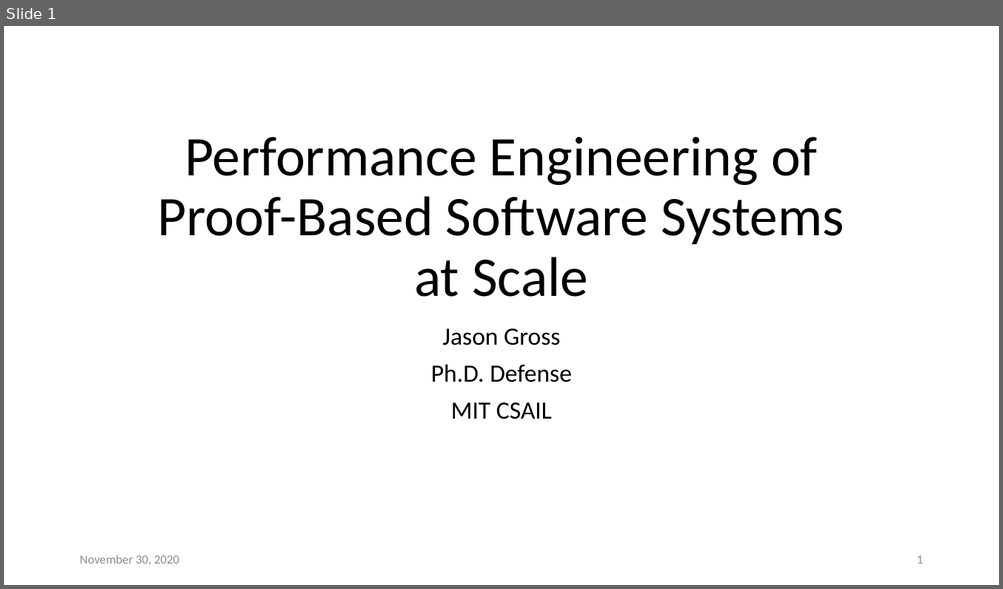
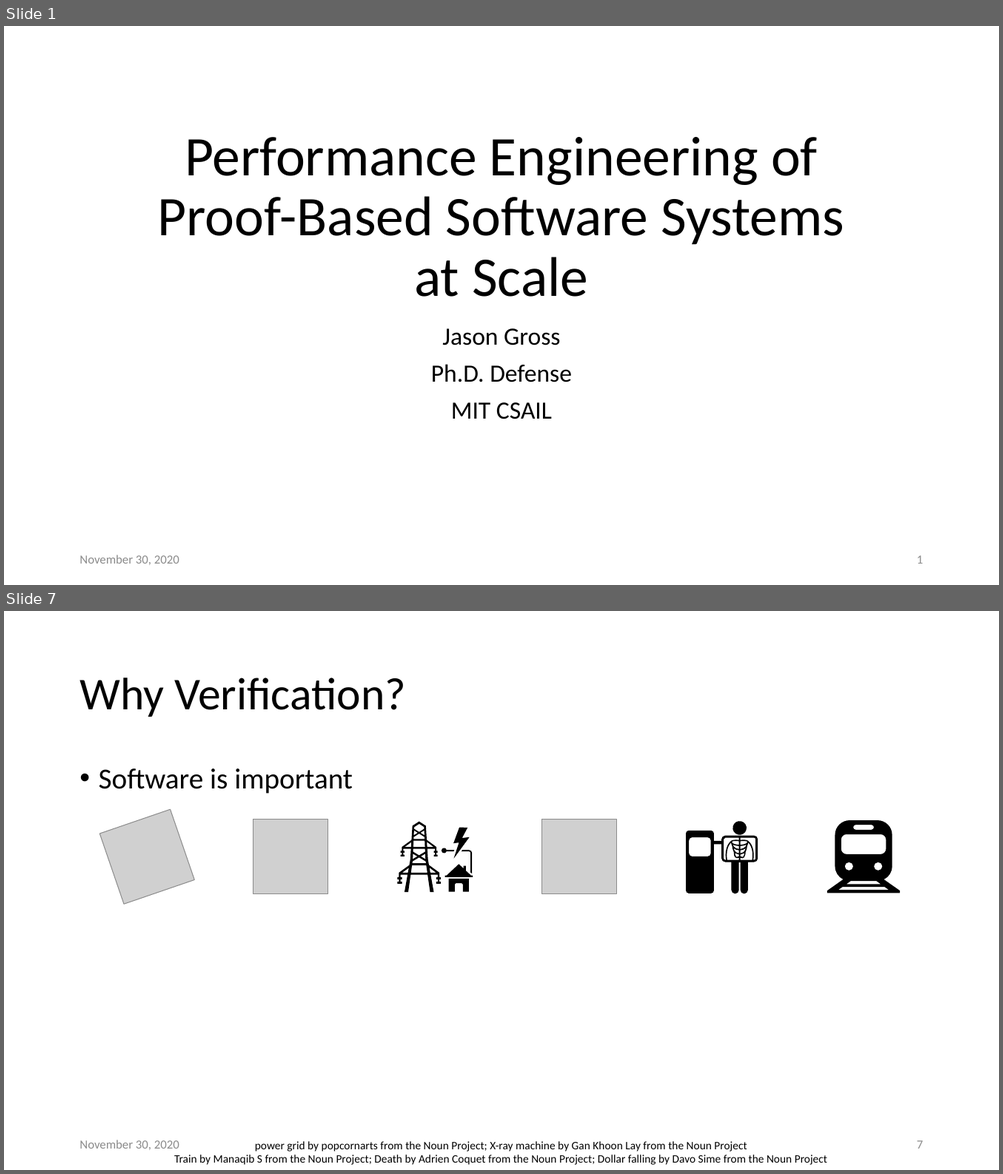
Before and after one commit to JasonGross/doctoral-thesis, a slide deck: presentation/jgross-defense.pptx. Shown one above the other, each under a label of ours: slide 1 before the commit, slides 1 and 7 after it; the slides between them are not shown. The pictures are 1003x589 and 1003x1174 pixels, drawn with LibreOffice and Linux fonts; fonts in the diff are those of the drawing; grey boxes stand for pictures. Boxes give left, top, right and bottom in pixels: in the first picture for what was removed or moved away, otherwise in the second. Text is boxed around its words. In the diff, an @@ line names an element or a change of style, - is before the commit and + after.

```diff
--- a/presentation/jgross-defense.pptx
+++ b/presentation/jgross-defense.pptx
@@ slide 7 added at (x1=4, y1=611, x2=999, y2=1170), background #FFFFFF @@
@@ title added at (x1=79, y1=678, x2=406, y2=717), 44 pt, text #000000 @@
+Why Verification?
@@ text added at (x1=99, y1=769, x2=353, y2=794), 28 pt, text #000000 @@
+• Software is important
@@ picture added at (x1=100, y1=810, x2=195, y2=905) @@
@@ picture added at (x1=253, y1=820, x2=328, y2=894) @@
@@ freeform shape added at (x1=397, y1=821, x2=472, y2=892), fill #000000 @@
@@ picture added at (x1=542, y1=820, x2=617, y2=894) @@
@@ freeform shape added at (x1=686, y1=830, x2=757, y2=894), fill #000000 @@
@@ freeform shape added at (x1=731, y1=820, x2=748, y2=837), fill #000000 @@
@@ freeform shape added at (x1=827, y1=820, x2=900, y2=894), fill #000000 @@
@@ text added at (x1=79, y1=1140, x2=179, y2=1150), 12 pt, text #8C8C8C @@
+November 30, 2020
@@ text added at (x1=174, y1=1142, x2=827, y2=1165), 11 pt, text #000000 @@
+power grid by popcornarts from the Noun Project; X-ray machine by Gan Khoon Lay from the Noun Project
+Train by Manaqib S from the Noun Project; Death by Adrien Coquet from the Noun Project; Dollar falling by Davo Sime from the Noun Project
@@ page number added at (x1=916, y1=1141, x2=922, y2=1149), 12 pt, text #8C8C8C @@
+7
```
Also in this commit, not shown: 3 slides changed, 33 other slides added, 29 other files.
